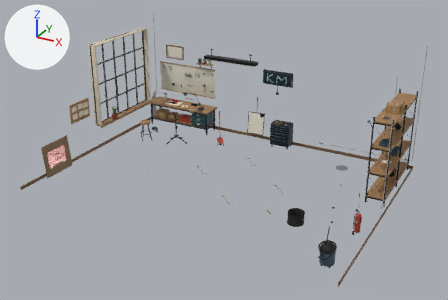
One commit to the glTF model assets/models/workshop/workshop/dress.glb: the scene before it, then after it.
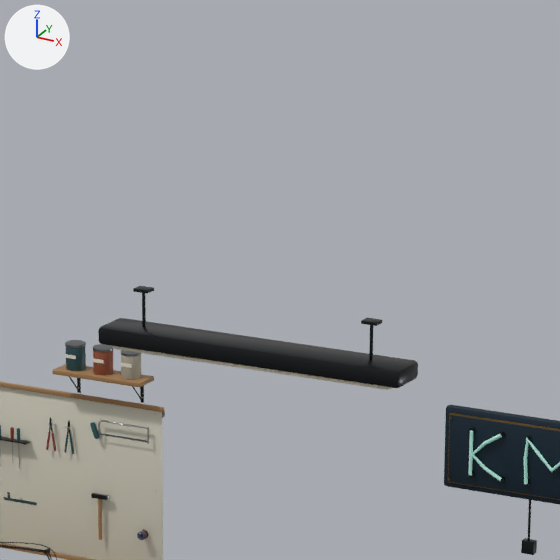
Each version is shown whole from a camera (50 mm lens) standing at (8.9, -16.16, 9.14) and looking at (0.17, -0.28, 1.21), then close up on the part from 42% to 63% of the width and 0% to 32% of the height. Lighting does not change. The marker at upper left points along +X, +Y and +Z. The first two pictures are the older version. Where no turn or scale is listed for an object, it has been applied to the vertices. Vertices at exactly the same position are counted once.

Objects in the first close-up: 'dress__metal', 'dress__neon_tube', 'dress__oak', 'dress__paint', 'dress__peg', 'dress__plastic', 'dress__strip_diffuser' and 2 more.
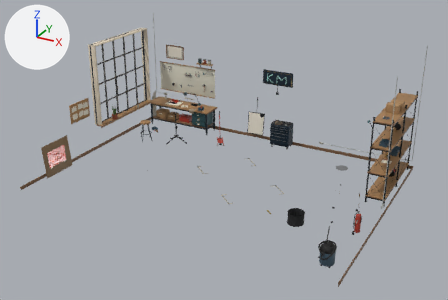
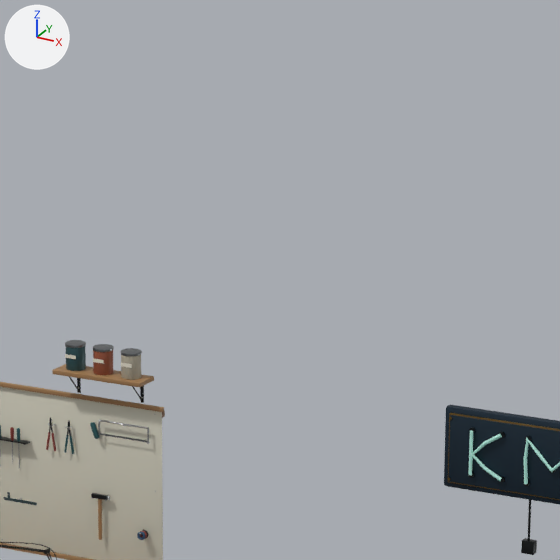
Pixel boxes (x1, y1, x2, y2) of what changed, in the close-ups (560 x 560 px):
'dress__metal', reshaped
    before: (0, 286, 560, 560)
    after: (0, 340, 560, 560)
'dress__strip_diffuser', deleted
    before: (114, 346, 391, 390)
part 1 of me_dress__metal, deleted
    before: (361, 318, 382, 326)
part 2 of me_dress__metal, deleted
    before: (133, 286, 154, 294)
part 3 of me_dress__metal, deleted
    before: (98, 318, 418, 388)
part 4 of me_dress__metal, deleted
    before: (142, 293, 146, 327)
part 5 of me_dress__metal, deleted
    before: (369, 325, 373, 360)

Patch to the scene script:
```diff
--- a/assets/models/workshop/workshop/dress.glb.py
+++ b/assets/models/workshop/workshop/dress.glb.py
@@ me_dress__metal @@
 # used by ob_dress__metal; location = (-0.08, 0.485, 2.154)
-me_dress__metal.from_pydata(...)  # 9294 vertices, 17586 faces; spans x -5.38..5.38, y -3.35..3.35, z -2.15..2.15
+me_dress__metal.from_pydata(...)  # 9086 vertices, 17190 faces; spans x -5.38..5.38, y -3.35..3.35, z -2.15..1.1
+# me_dress__metal part 1: the loose piece of 56 vertices spanning x 0.91..0.99, y -0.42..-0.35, z 2.13..2.15 is deleted
+# me_dress__metal part 2: the loose piece of 56 vertices spanning x -0.43..-0.34, y -0.42..-0.35, z 2.13..2.15 is deleted
+# me_dress__metal part 3: the loose piece of 56 vertices spanning x -0.61..1.17, y -0.51..-0.26, z 1.84..1.94 is deleted
+# me_dress__metal part 4: the loose piece of 20 vertices spanning x -0.4..-0.38, y -0.39..-0.38, z 1.94..2.15 is deleted
+# me_dress__metal part 5: the loose piece of 20 vertices spanning x 0.94..0.96, y -0.39..-0.38, z 1.94..2.15 is deleted
 me_dress__metal.materials.append(mat_metal)
@@ ob_dress__strip_diffuser @@
-ob_dress__strip_diffuser = bpy.data.objects.new('dress__strip_diffuser', me_dress__strip_diffuser)
-ob_dress__strip_diffuser.location = (0.2, 0.1, 3.985)
```
